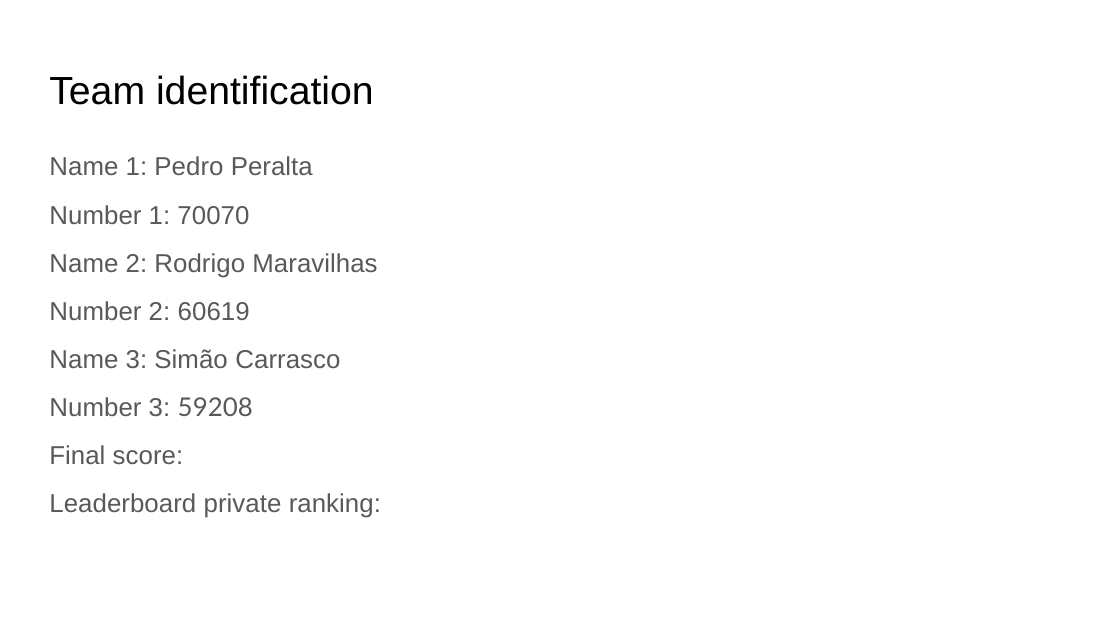
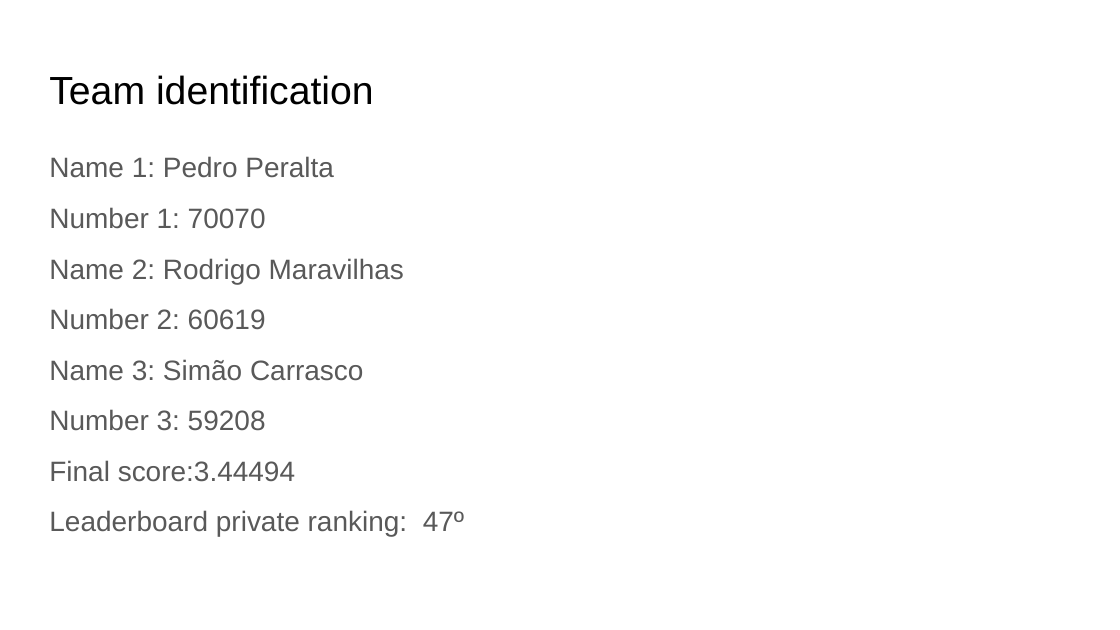
Before and after one commit to PedroFPeralta/FCT-ML-Nova-PRS2, a slide deck: slide 2 of ML@NOVA Team PRS.pptx. Drawn at 1120x630 pixels with LibreOffice and Linux fonts; fonts in the diff are those of the drawing. Boxes give left, top, right and bottom in pixels: in the first picture for what was removed or moved away, otherwise in the second. Text is boxed around its words. In the diff, an @@ line names an element or a change of style, - is before the commit and + after.

```diff
--- a/ML@NOVA Team PRS.pptx
+++ b/ML@NOVA Team PRS.pptx
@@ text at [49, 156, 404, 431]: size 16.6 to 18 pt in "Name 1: Pedro Peralta", "Number 1: 70070", "Name 2: Rodrigo Maravilhas", "Number 2: 60619" and 2 more places; font Lato to Arial in "59208" @@
@@ text at [49, 460, 464, 537]: text changed; size 16.6 to 18 pt @@
-Final score:
-Leaderboard private ranking:
+Final score:3.44494
+Leaderboard private ranking: 47º
```
Also in this commit, not shown: 2 other slides changed, 39 slides added, 26 slides removed.
